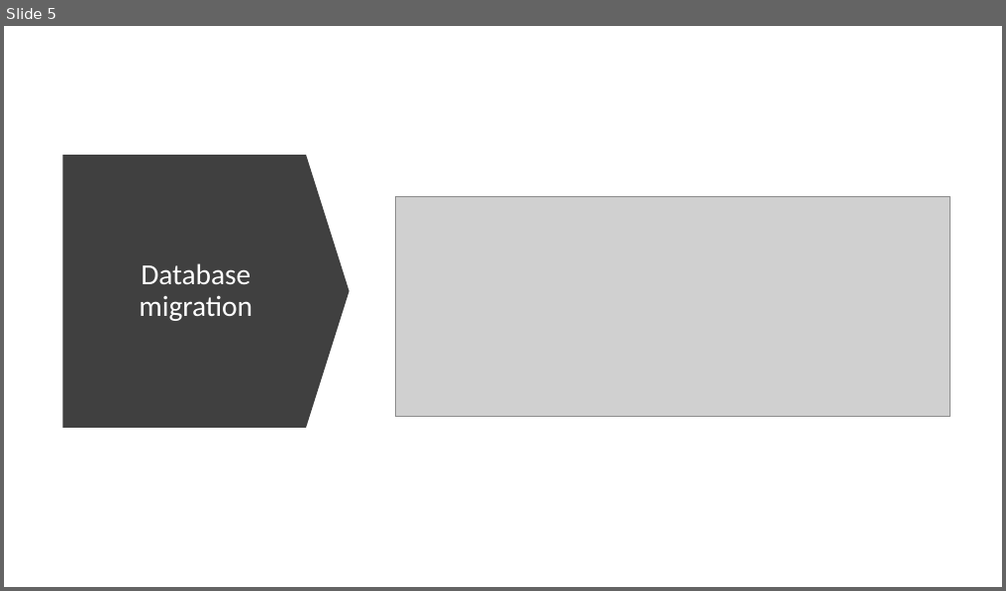
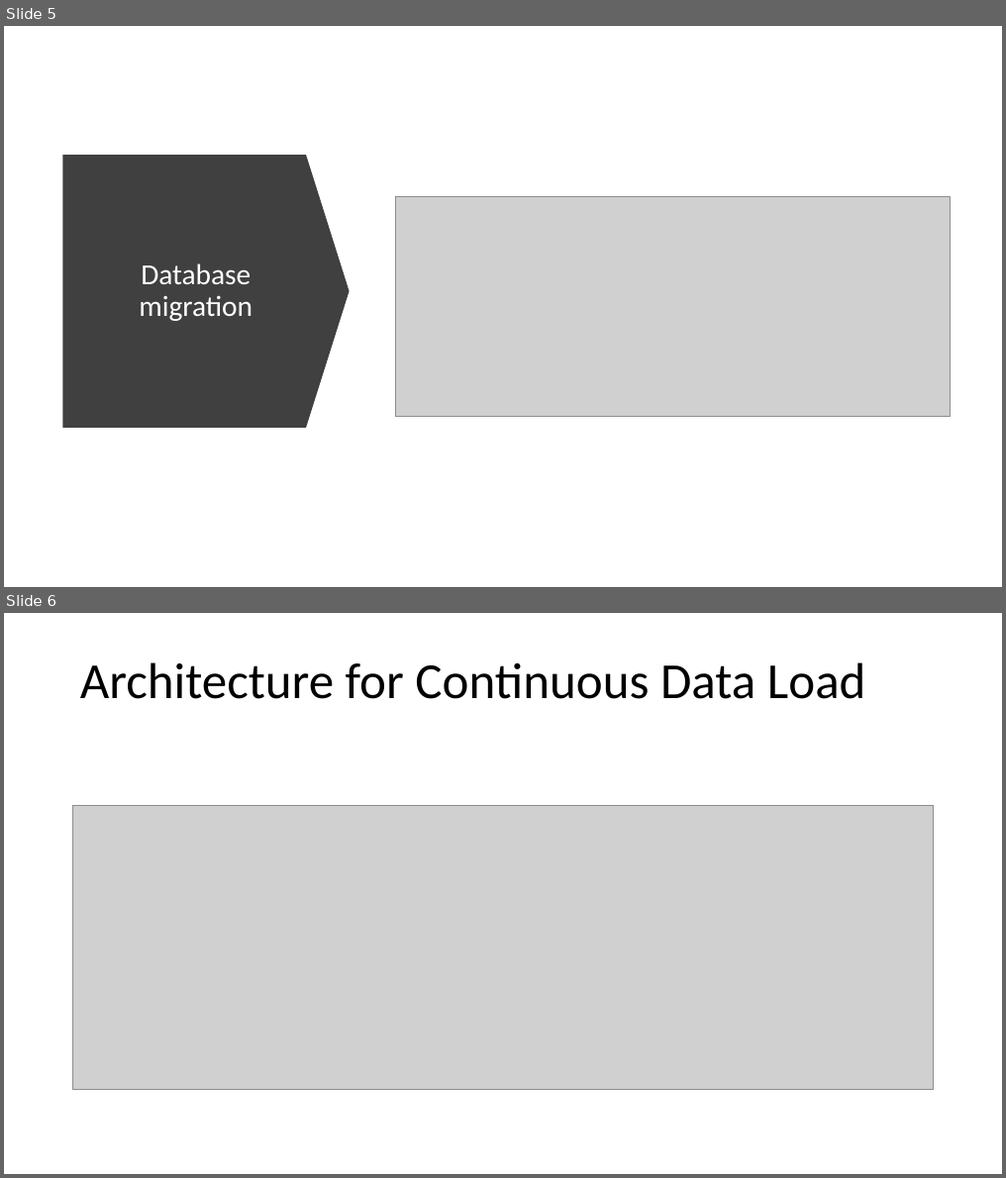
Before and after one commit to suddhasatwamallik/snowflake-interview-questions-design-scenarios, a slide deck: Snowflake - Sample Architectures.pptx. Shown one above the other, each under a label of ours: slide 5 before the commit, slides 5 and 6 after it. The pictures are 1006x591 and 1006x1178 pixels, drawn with LibreOffice and Linux fonts; fonts in the diff are those of the drawing; grey boxes stand for pictures. Boxes give left, top, right and bottom in pixels: in the first picture for what was removed or moved away, otherwise in the second. Text is boxed around its words. In the diff, an @@ line names an element or a change of style, - is before the commit and + after.

```diff
--- a/Snowflake - Sample Architectures.pptx
+++ b/Snowflake - Sample Architectures.pptx
@@ slide 6 added at box(4, 613, 1002, 1174), background #FFFFFF @@
@@ title added at box(80, 663, 866, 699), 48.6 pt, text #000000 @@
+Architecture for Continuous Data Load
@@ picture added at box(73, 805, 934, 1089) @@
```
Also in this commit, not shown: 1 other file.
